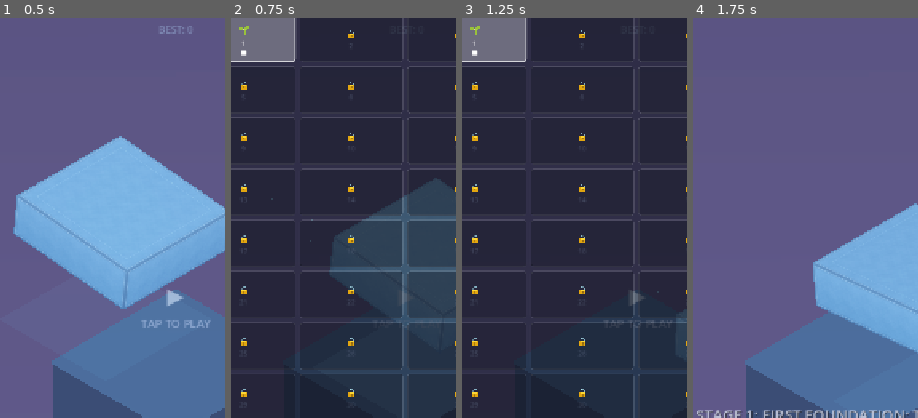
Above: before the commit, frames 1-4 (left to right).
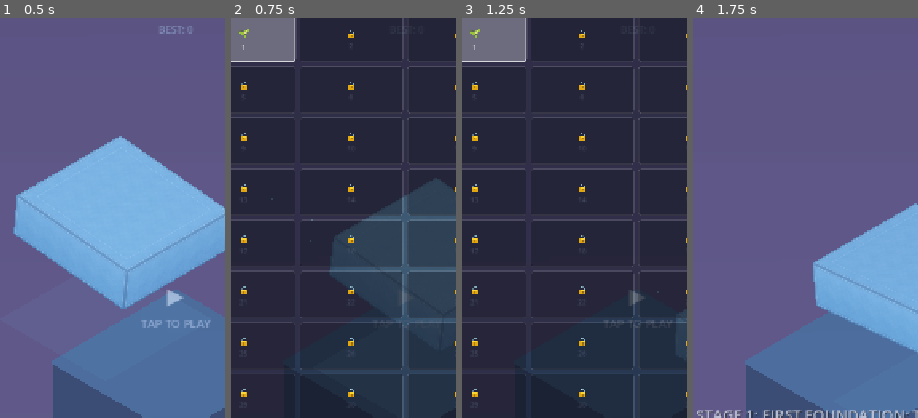
Above: after the commit, the same moments.

Repository: AakashJ91/stack
Game: Godot game, scene res://scenes/main.tscn
Two runs of this game, one before a commit and one after it. Both use one fixed random seed, a clock stepped at 60 frames per second and the inputs below.
Inputs (mouse positions are % of the whole screen's width and height, from its top left):
- Up to frame 1 (0.5 s): no input
- Up to frame 2 (0.75 s): click (70, 96) at 0.5 s
- Up to frame 3 (1.25 s): no input
- Up to frame 4 (1.75 s): click "PLAY" at 1.25 s
The pictures show only the part of the screen within x 11-61%, y 15-65%; the shares and areas given below are measured in that part.

Frame 1 is identical in both runs. In frame 2, 0.1% of the frame differs, in the area x 3-8%, y 2-10%; in frame 3, 0.1%; in frame 4, nothing differs.

Commit message:
remove small selection square

Diff:
--- a/scripts/main.gd
+++ b/scripts/main.gd
@@ -1704,18 +1704,9 @@
 	return st
 
 func _create_selection_square() -> Control:
-	var container = CenterContainer.new()
+	var container = Control.new()
 	container.mouse_filter = Control.MOUSE_FILTER_IGNORE
-	container.custom_minimum_size = Vector2(0, 10)
-
-	var sq = Panel.new()
-	sq.custom_minimum_size = Vector2(8, 8)
-	sq.mouse_filter = Control.MOUSE_FILTER_IGNORE
-	var st = StyleBoxFlat.new()
-	st.bg_color = Color(1.0, 1.0, 1.0, 1.0)
-	st.set_corner_radius_all(1)
-	sq.add_theme_stylebox_override("panel", st)
-	container.add_child(sq)
+	container.visible = false
 	return container
 
 func _refresh_skin_tiles() -> void:
